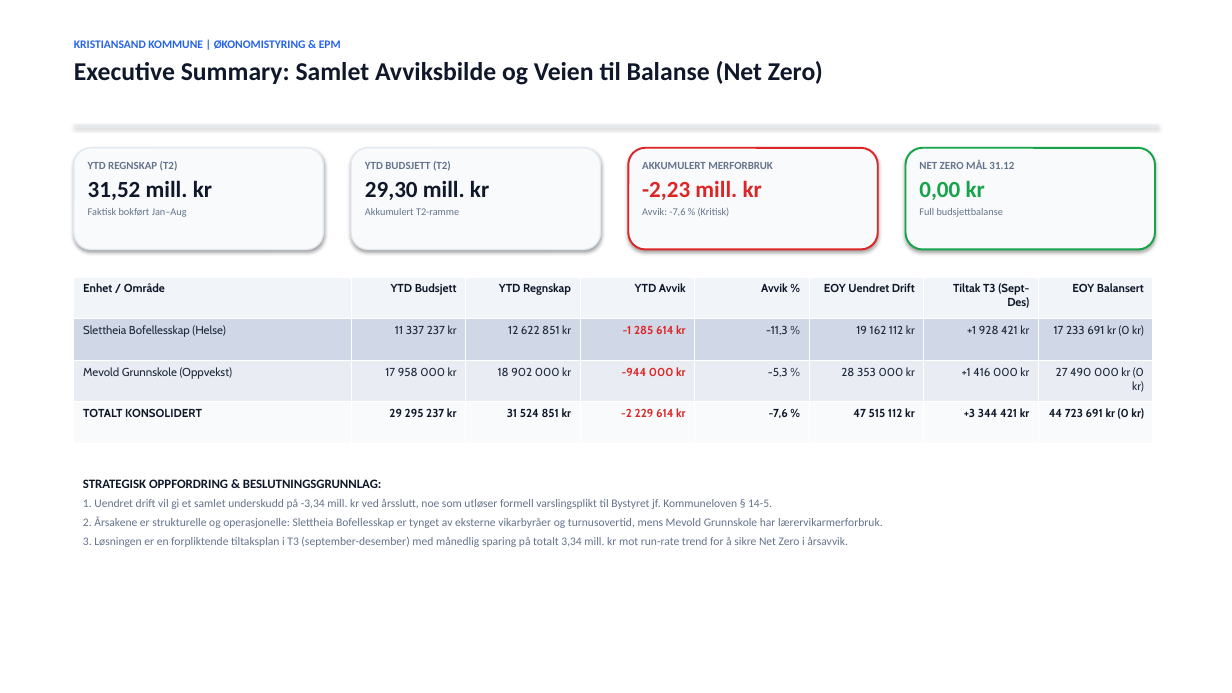
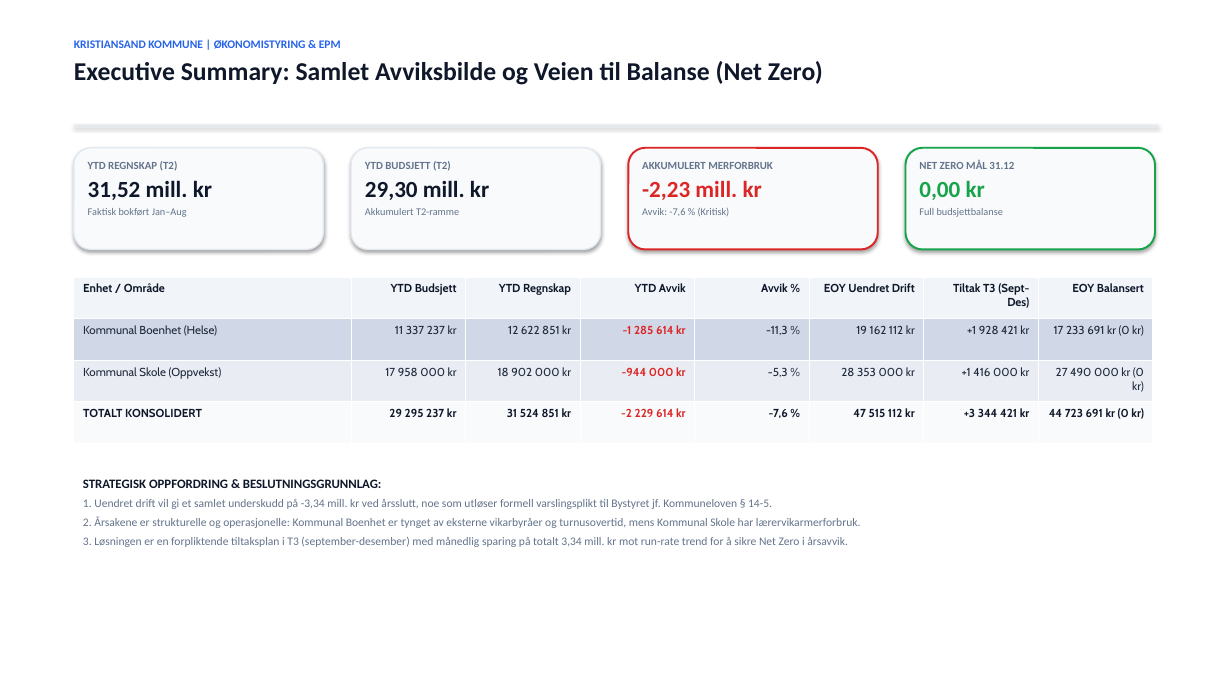
Before and after one commit to Frank-Ellingsen/Bruk-av-AI-i-kommunal-sektor, a slide deck: slide 2 of reports/Kristiansand_EPM_Status_Prognose_Tiltaksrapport.pptx. Drawn at 1232x693 pixels with LibreOffice and Linux fonts; fonts in the diff are those of the drawing. Boxes give left, top, right and bottom in pixels: in the first picture for what was removed or moved away, otherwise in the second. Text is boxed around its words. In the diff, an @@ line names an element or a change of style, - is before the commit and + after.

```diff
--- a/reports/Kristiansand_EPM_Status_Prognose_Tiltaksrapport.pptx
+++ b/reports/Kristiansand_EPM_Status_Prognose_Tiltaksrapport.pptx
@@ table at (74,277,1153,444) @@
-row 2, column 1: Slettheia Bofellesskap (Helse)
+row 2, column 1: Kommunal Boenhet (Helse)
-row 3, column 1: Mevold Grunnskole (Oppvekst)
+row 3, column 1: Kommunal Skole (Oppvekst)
@@ text at (83,517,861,528): text changed @@
-2. Årsakene er strukturelle og operasjonelle: Slettheia Bofellesskap er tynget av eksterne vikarbyråer og turnusovertid, mens Mevold Grunnskole har lærervikarmerforbruk.
+2. Årsakene er strukturelle og operasjonelle: Kommunal Boenhet er tynget av eksterne vikarbyråer og turnusovertid, mens Kommunal Skole har lærervikarmerforbruk.
```
Also in this commit, not shown: 8 other slides changed, 57 other files.
